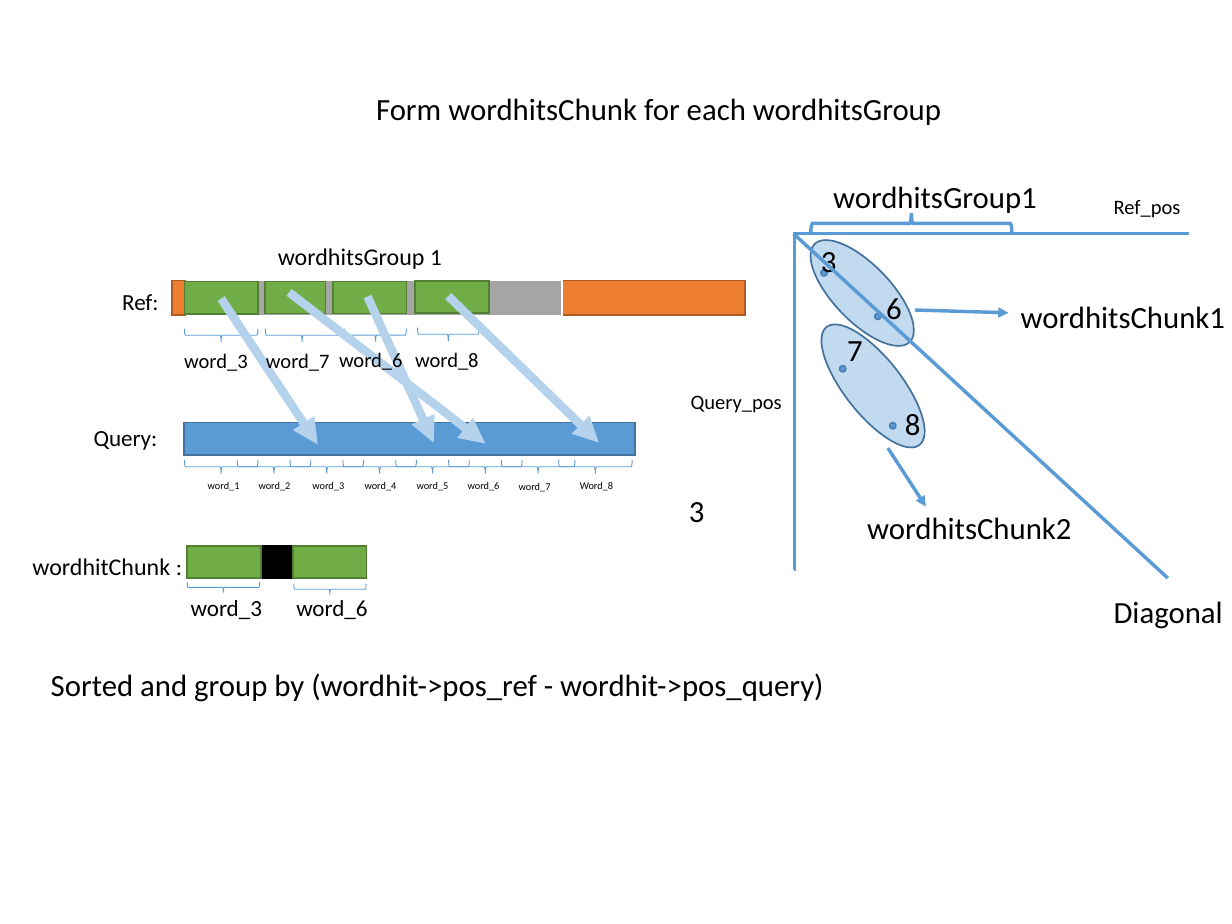
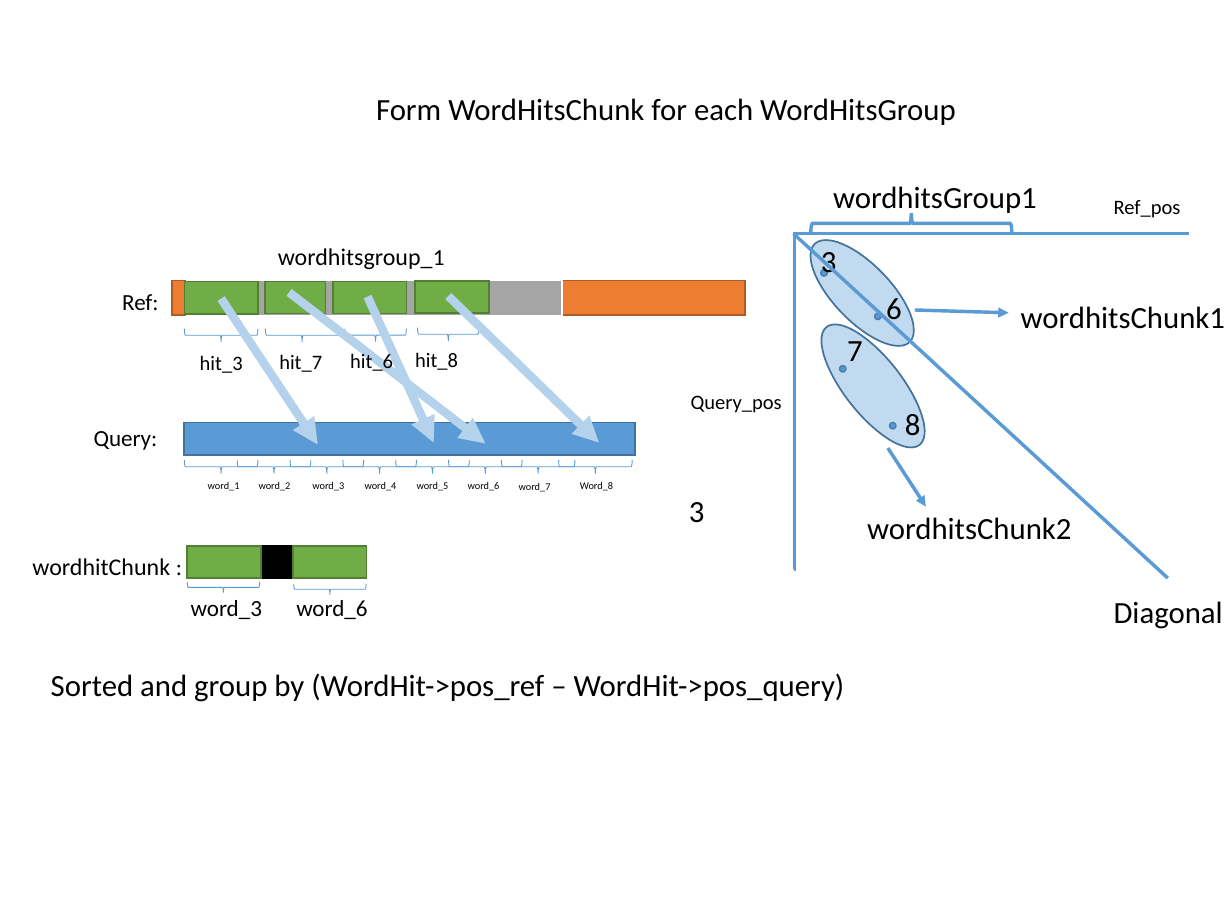
Before and after one commit to ganyfml/olegosa2, a slide deck: slide 5 of src/spliced_aln/Olego_SA.pptx. Drawn at 1232x924 pixels with LibreOffice and Linux fonts; fonts in the diff are those of the drawing. Boxes give left, top, right and bottom in pixels: in the first picture for what was removed or moved away, otherwise in the second. Text is boxed around its words. In the diff, an @@ line names an element or a change of style, - is before the commit and + after.

```diff
--- a/src/spliced_aln/Olego_SA.pptx
+++ b/src/spliced_aln/Olego_SA.pptx
@@ text at bbox=[376, 98, 956, 125]: text changed @@
-Form wordhitsChunk for each wordhitsGroup
+Form WordHitsChunk for each WordHitsGroup
@@ text at bbox=[278, 248, 445, 269]: text changed @@
-wordhitsGroup 1
+wordhitsgroup_1
@@ text at bbox=[200, 355, 243, 373]: text changed @@
-word_3
+hit_3
@@ text at bbox=[279, 354, 322, 372]: text changed @@
-word_7
+hit_7
@@ text at bbox=[350, 351, 393, 374]: text changed @@
-word_6
+hit_6
@@ text at bbox=[415, 352, 458, 370]: text changed @@
-word_8
+hit_8
@@ text at bbox=[51, 673, 845, 702]: text changed @@
-Sorted and group by (wordhit->pos_ref - wordhit->pos_query)
+Sorted and group by (WordHit->pos_ref – WordHit->pos_query)
```
Also in this commit, not shown: 4 other slides changed.
